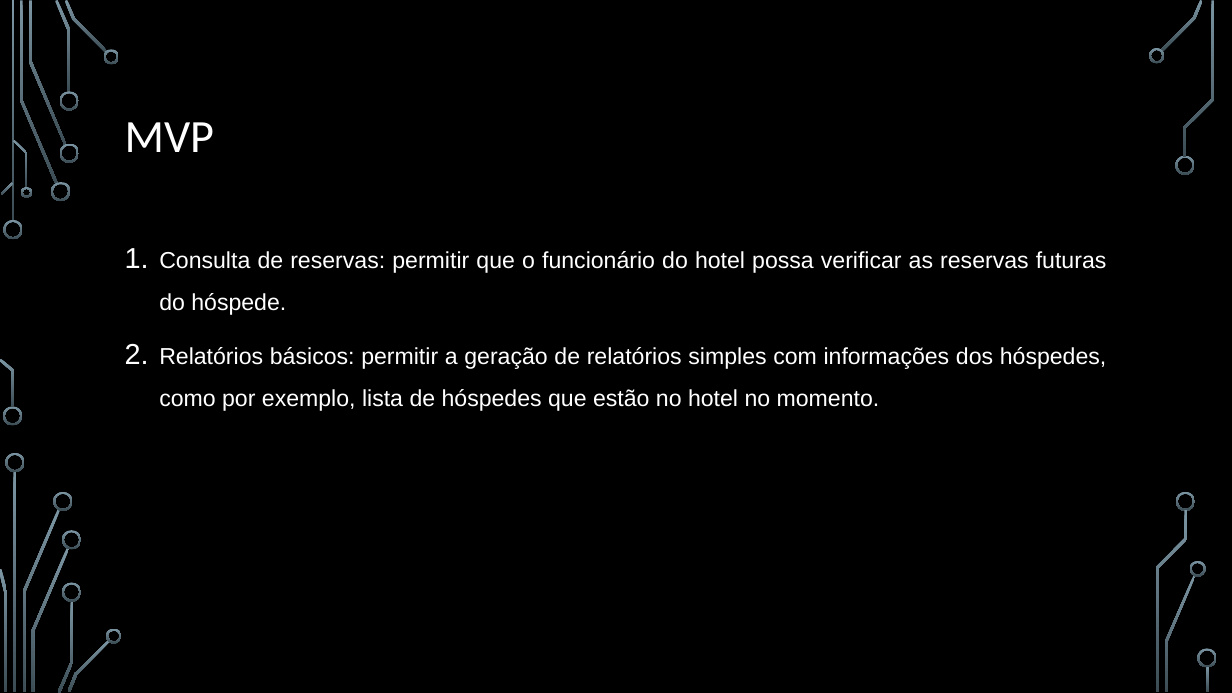
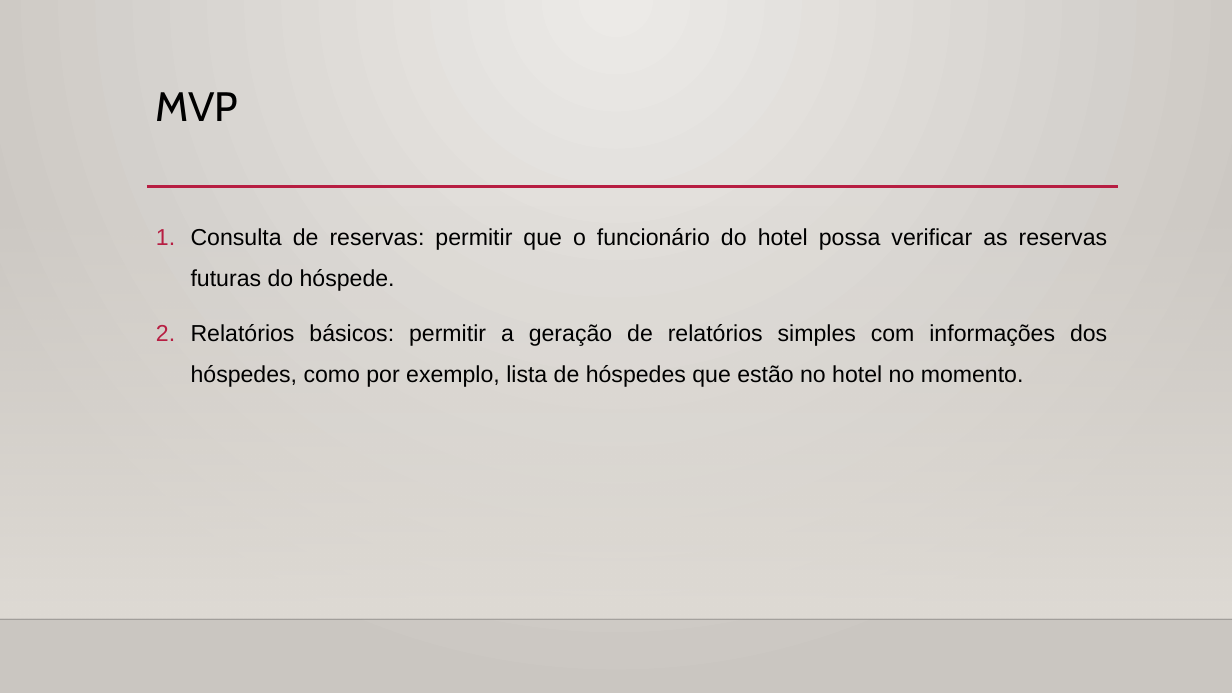
Before and after one commit to Esc-Sistema-de-Gerenciamento-de-Hoteis/Apresentacoes, a slide deck: slide 5 of ESC - Sistema de Gerenciamento de Hoteis.pptx. Drawn at 1232x693 pixels with LibreOffice and Linux fonts; fonts in the diff are those of the drawing; background and template pictures are left out. Boxes give left, top, right and bottom in pixels: in the first picture for what was removed or moved away, otherwise in the second. Text is boxed around its words. In the diff, an @@ line names an element or a change of style, - is before the commit and + after.

```diff
--- a/ESC - Sistema de Gerenciamento de Hoteis.pptx
+++ b/ESC - Sistema de Gerenciamento de Hoteis.pptx
@@ background picture (left out) to gradient #ECEAE7 to #CAC7C1 @@
@@ title "MVP": place and size @@
-title "MVP" at [125,122,214,152]
+title "MVP" at [156,92,239,121]
@@ title "MVP" at [156,92,239,121]: size 36 to 32 pt, font Calibri to Cabin, text colour #FFFFFF to #000000; vertical alignment middle to top @@
@@ rectangle added at [0,204,1232,619], fill gradient #DFDBD5 @@
@@ text "Consulta de reservas: permitir que ...": place and size @@
-text "Consulta de reservas: permitir que ..." at [159,251,1107,411]
+text "Consulta de reservas: permitir que ..." at [191,228,1108,387]
@@ text "Consulta de reservas: permitir que ..." at [191,228,1108,387]: text colour #FFFFFF to #000000 @@
@@ line added from (147, 187) to (1118, 187), #B71E42 2.5 pt @@
@@ line added from (0, 619) to (1232, 619), #000001 1 pt @@
@@ group removed at [0,0,1217,693]: 33 freeform shapes, 3 rectangles @@
```
Also in this commit, not shown: 4 other slides changed, 1 slide added, 1 slide removed.
